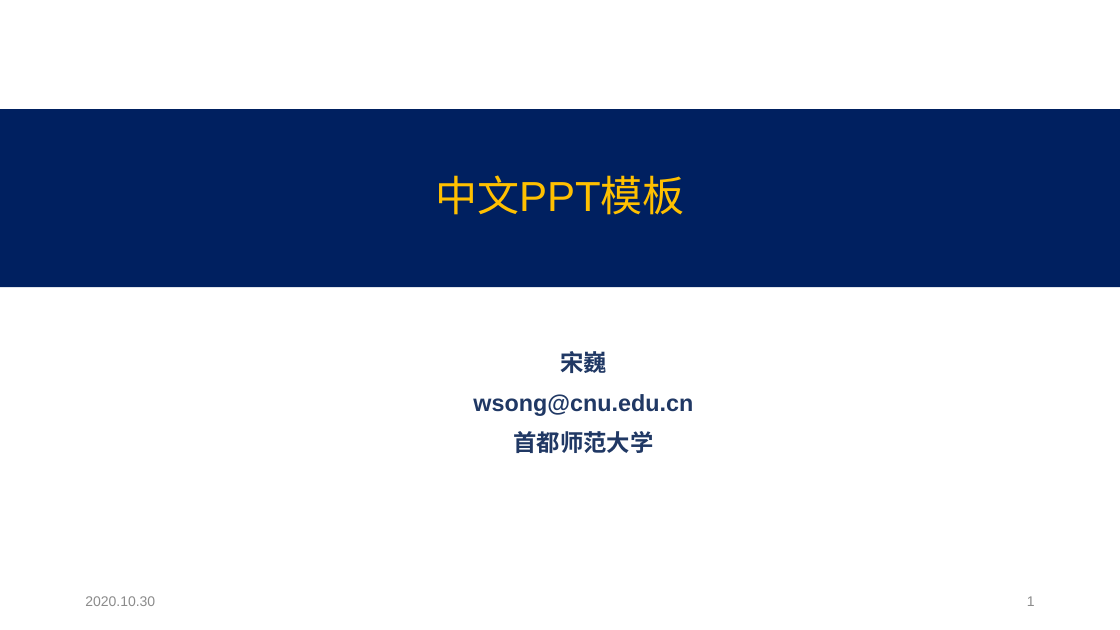
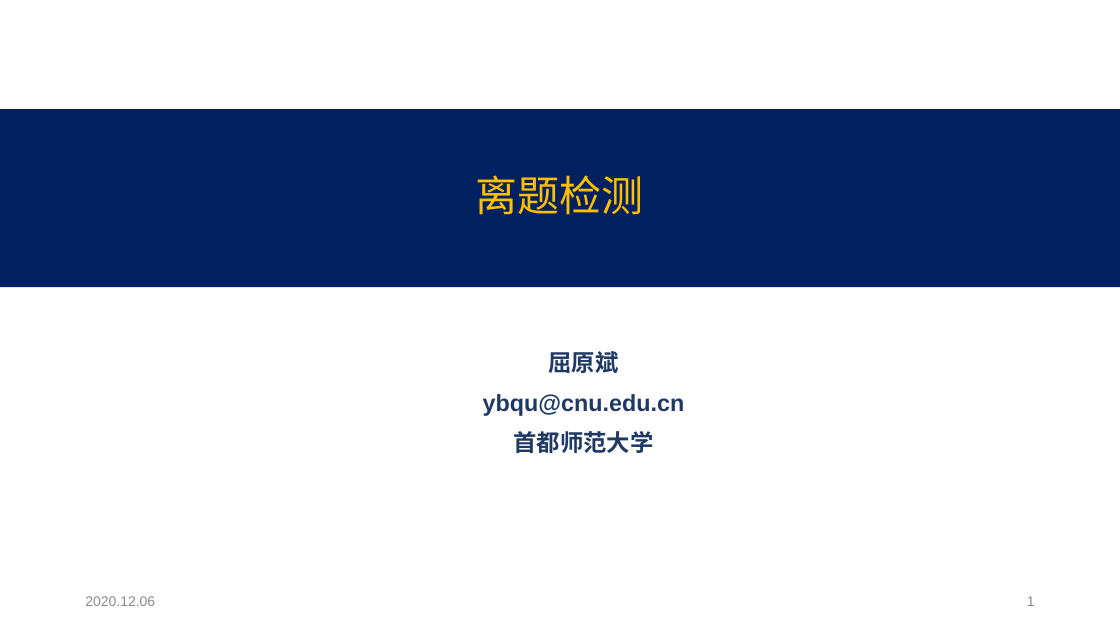
Before and after one commit to ybqu/courses, a slide deck: slide 1 of master/研究生工作/实验室中文PPT模板.pptx. Drawn at 1120x630 pixels with LibreOffice and Linux fonts; fonts in the diff are those of the drawing. Boxes give left, top, right and bottom in pixels: in the first picture for what was removed or moved away, otherwise in the second. Text is boxed around its words. In the diff, an @@ line names an element or a change of style, - is before the commit and + after.

```diff
--- a/master/研究生工作/实验室中文PPT模板.pptx
+++ b/master/研究生工作/实验室中文PPT模板.pptx
@@ title at bbox=[476, 175, 644, 215]: text changed @@
-中文PPT模板
+离题检测
@@ subtitle at bbox=[483, 351, 685, 416]: text changed @@
-宋巍
-wsong@cnu.edu.cn
+屈原斌
+ybqu@cnu.edu.cn
@@ text at bbox=[85, 596, 155, 606]: text changed @@
-2020.10.30
+2020.12.06
```
Also in this commit, not shown: 2 other slides changed, 1 slide added, 1 slide removed, 12 other files.
